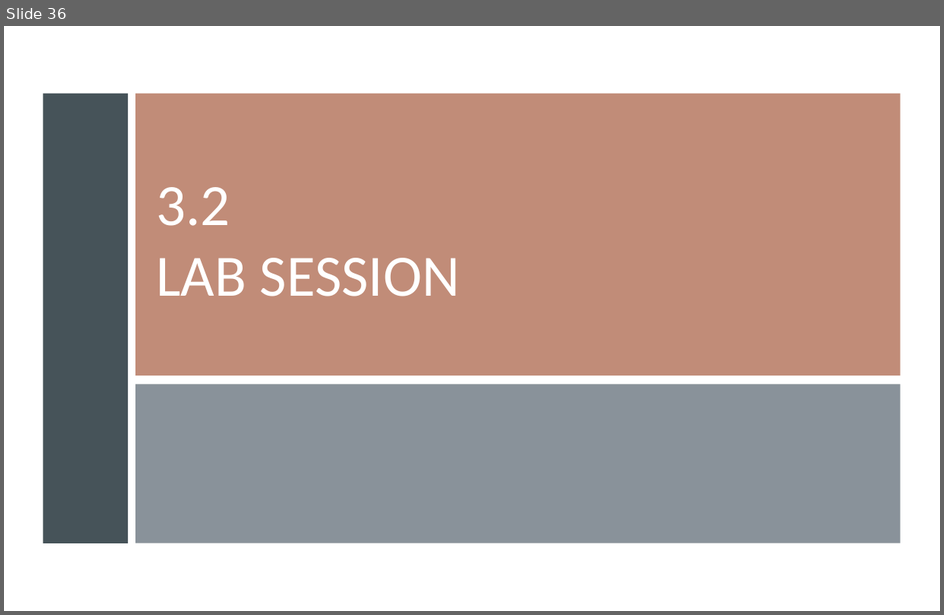
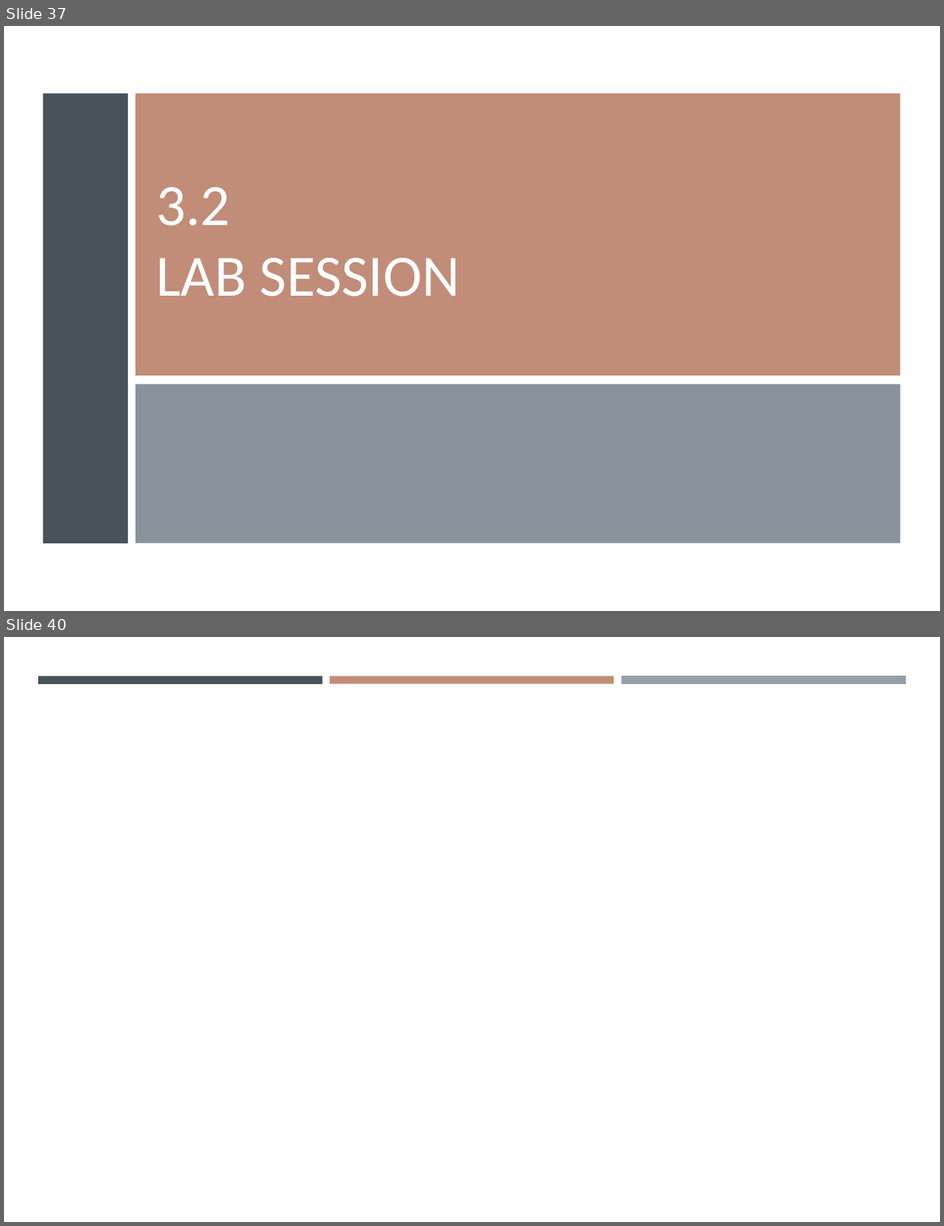
Before and after one commit to gisynw/GIS_I, a slide deck: docs/Lectures/Week03/Week03_GEOG2475_Projection_Thursday_update.pptx. Shown one above the other, each under a label of ours: slide 36 before the commit, slides 37 and 40 after it; the slides between them are not shown. The pictures are 944x615 and 944x1226 pixels, drawn with LibreOffice and Linux fonts; fonts in the diff are those of the drawing. Boxes give left, top, right and bottom in pixels: in the first picture for what was removed or moved away, otherwise in the second. Text is boxed around its words. In the diff, an @@ line names an element or a change of style, - is before the commit and + after.

```diff
--- a/docs/Lectures/Week03/Week03_GEOG2475_Projection_Thursday_update.pptx
+++ b/docs/Lectures/Week03/Week03_GEOG2475_Projection_Thursday_update.pptx
@@ slide 40 added at box(4, 637, 940, 1222), background #FFFFFF @@
@@ rectangle added at box(38, 677, 322, 685), fill #465359 @@
@@ rectangle added at box(329, 677, 614, 684), fill #C18C78 @@
@@ rectangle added at box(622, 676, 906, 684), fill #969FA7 @@
@@ what was slide 36 is now slide 37 @@
```
Also in this commit, not shown: 7 slides changed, 3 other slides added, 5 other files.
